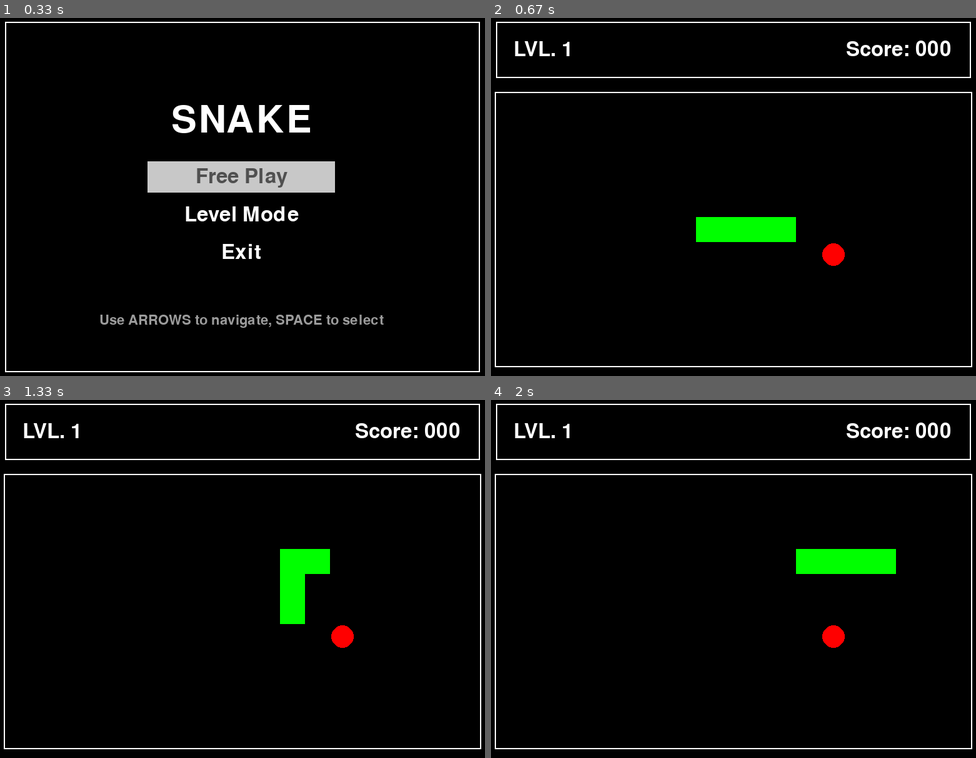
Above: before the commit, frames 1-4 (two rows, left to right).
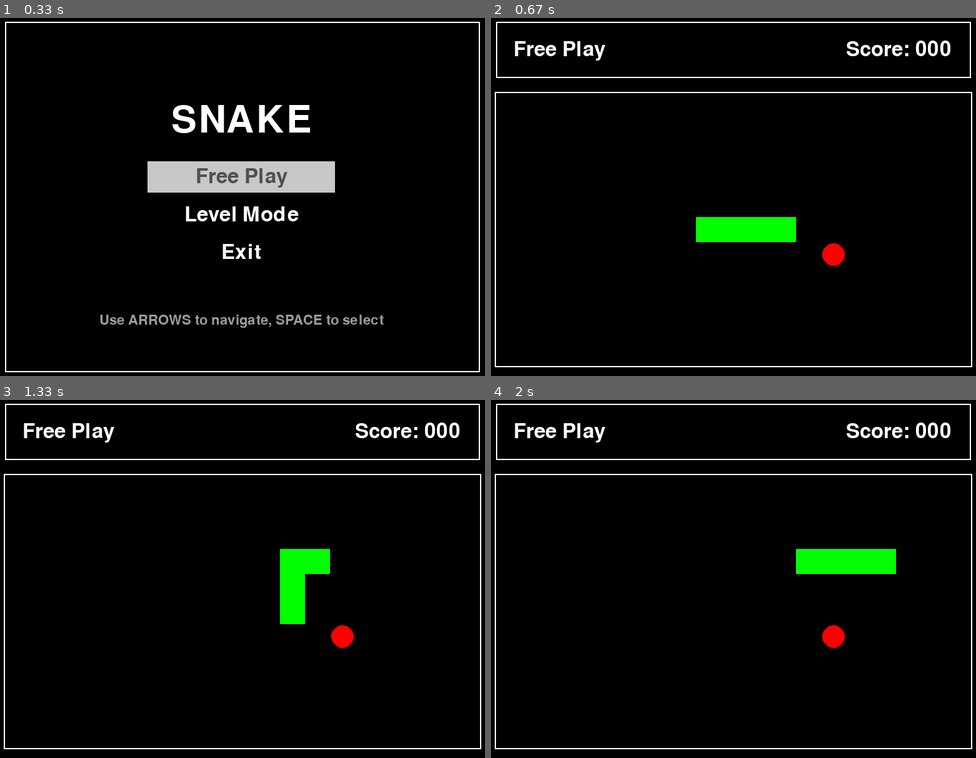
Above: after the commit, the same moments.

Repository: Moigh/Python_Tasks
Game: pygame game, started from SnakeGame/main.py
Two runs of this game, one before a commit and one after it. Both use one fixed random seed, a clock stepped at 60 frames per second and the inputs below.
Inputs:
- Up to frame 1 (0.33 s): no input
- Up to frame 2 (0.67 s): tap Space at 0.33 s
- Up to frame 3 (1.33 s): hold Up 0.67-1.13 s; hold Right from 1.17 s (still down)
- Up to frame 4 (2 s): release Right at 1.63 s

Frame 1 is identical in both runs. In frame 2, 0.4% of the frame differs, in the area x 4-24%, y 6-12%; in frame 3, 0.4%; in frame 4, 0.4%.

Commit message:
class lvl and free mode devided. created base lvl class

Diff:
--- /dev/null
+++ b/SnakeGame/data/levels/level.txt
@@ -0,0 +1,11 @@
+###################
+#.................#
+#.................#
+#.................#
+#.................#
+#.................#
+#.................#
+#.................#
+#.................#
+#.................#
+###################
--- a/SnakeGame/game/screens.py
+++ b/SnakeGame/game/screens.py
@@ -33,9 +33,9 @@
                     self.selected_index = (self.selected_index + 1) % len(self.options)
                 elif event.key == pygame.K_SPACE:
                     if self.selected_index == 0:  # Free Play
-                        return GameScreen(self.width, self.height)
+                        return FreePlayScreen(self.width, self.height)
                     elif self.selected_index == 1:  # Level Mode
-                        print("Level Mode selected - not implemented yet")
+                        return LevelScreen(self.width, self.height)
                         return self  # Пока остаемся в меню
                     elif self.selected_index == 2:  # Exit
                         return None
@@ -81,8 +81,8 @@
         instruction_rect = instruction_text.get_rect(center=(self.width//2, self.height//2 + 200))
         screen.blit(instruction_text, instruction_rect)
 
-class GameScreen(GameState):
-    def __init__(self, width, height):
+class BaseGameScreen(GameState):
+    def __init__(self, width, height, mode_name):
         super().__init__(width, height)
 
         # Константы для игрового поля
@@ -95,6 +95,7 @@
         self.GAME_FIELD_Y = self.TOP_PANEL_Y + self.TOP_PANEL_HEIGHT + self.MARGIN
         self.GAME_FIELD_HEIGHT = self.CELLS_Y * self.CELL_SIZE
 
+        self.game_mode = mode_name
         self.level = 1
         self.score = 0
 
@@ -171,7 +172,12 @@
                 self.collision_timer = current_time
             else:
                 self._check_food_collision()
+                self._check_win_condition()  # Проверка победы
         return self
+
+    def _check_win_condition(self):
+        """Проверяет условие победы (переопределяется в дочерних классах)"""
+        pass
 
     def _check_food_collision(self):
         # Получаем позицию головы змейки
@@ -222,8 +228,8 @@
         font = pygame.font.Font(None, 48)
 
         # Уровень слева
-        level_text = font.render(f"LVL. {self.level}", True, (255, 255, 255))
-        screen.blit(level_text, (50, 50))
+        mode_text = font.render(self.game_mode, True, (255, 255, 255))
+        screen.blit(mode_text, (50, 50))
 
         # Счет справа (3 цифры)
         score_text = font.render(f"Score: {self.score:03d}", True, (255, 255, 255))
@@ -275,3 +281,22 @@
         exit_text = font.render("Press ESC to exit", True, (255, 255, 255))
         exit_rect = exit_text.get_rect(center=(self.width//2, self.height//2 + 100))
         screen.blit(exit_text, exit_rect)
+
+class FreePlayScreen(BaseGameScreen):
+    """Экран свободной игры"""
+    def __init__(self, width, height):
+        super().__init__(width, height, "Free Play")
+
+class LevelScreen(BaseGameScreen):
+    """Экран игры по уровням"""
+    def __init__(self, width, height, level_number=1):
+        self.level_number = level_number
+        super().__init__(width, height, f"Level {level_number}")
+
+    def _initialize_game(self):
+        """Загружает уровень и инициализирует игру"""
+        self._load_level(self.level_number)
+        self.food.respawn(self.snake.body + self.walls)
+
+    def _load_level(self, level_number):
+        """Загружает уровень из файла"""
